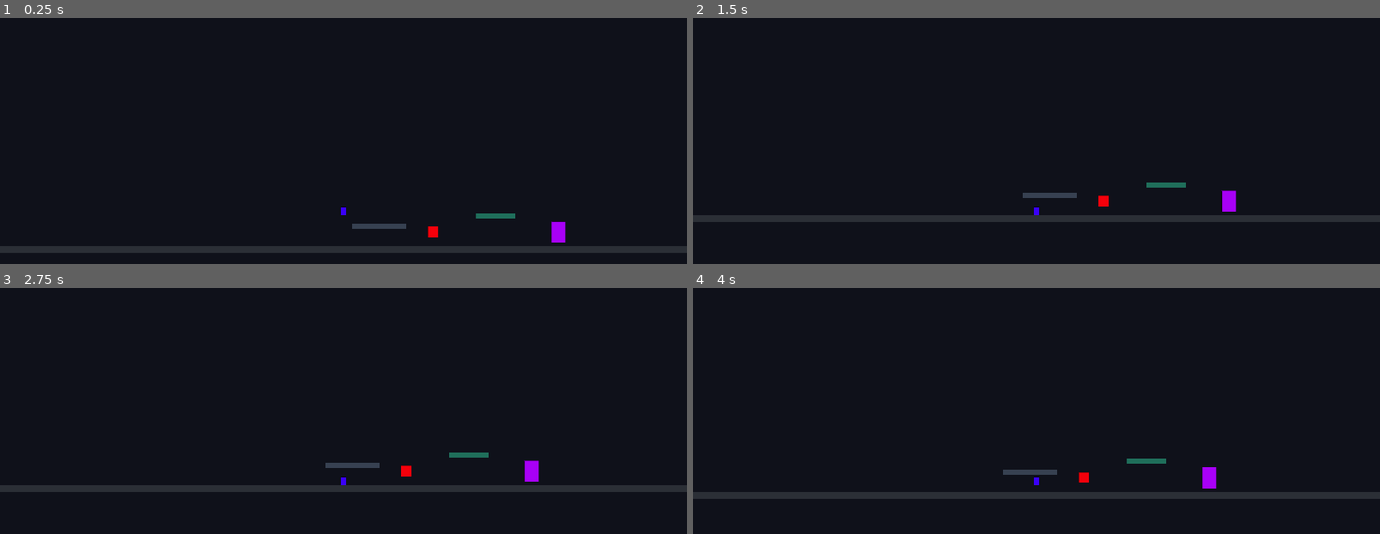
Above: before the commit, frames 1-4 (two rows, left to right).
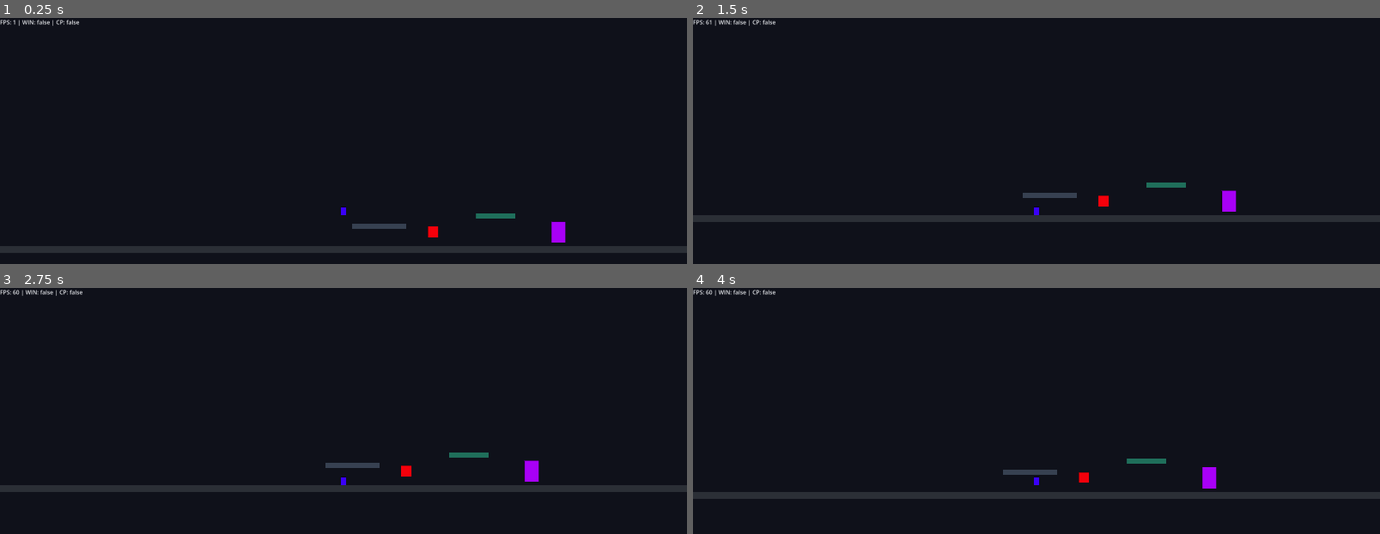
Above: after the commit, the same moments.

Repository: ricokahrl-create/RiesenGame
Game: Godot game, scene res://scenes/Main.tscn
Same seed, same stepped clock (60 frames per second), same inputs: the game is played once before the commit and once after it.
Inputs:
- Up to frame 1 (0.25 s): no input
- Up to frame 2 (1.5 s): hold Right (ui_right) 0.53-1.28 s; tap Space (jump) at 0.77 s; hold Left (ui_left) from 1.28 s (still down)
- Up to frame 3 (2.75 s): tap Space (jump) at 1.52 s; release Left (ui_left) at 2.03 s; hold Right (ui_right) from 2.03 s (still down)
- Up to frame 4 (4 s): tap Space (jump) at 3.02, 3.77 s; release Right (ui_right) at 3.53 s; hold Left (ui_left) from 3.53 s (still down)

The runs differ from the first frame. In frame 1, 0.1% of the frame differs, in the area x 0-12%, y 0-4%; in frame 2, 0.2%; in frame 3, 0.2%; in frame 4, 0.2%.

Commit message:
Fix Main.gd attached to root and restore ESC/FPS UI

Diff:
--- a/project.godot
+++ b/project.godot
@@ -55,6 +55,11 @@
 "events": [Object(InputEventKey,"resource_local_to_scene":false,"resource_name":"","device":-1,"window_id":0,"alt_press …(191 unchanged characters)…
 ]
 }
+quit_game={
+"deadzone": 0.2,
+"events": [Object(InputEventKey,"resource_local_to_scene":false,"resource_name":"","device":-1,"window_id":0,"alt_pressed":false,"shift_pressed":false,"ctrl_pressed":false,"meta_pressed":false,"pressed":false,"keycode":0,"physical_keycode":4194305,"key_label":0,"unicode":0,"location":0,"echo":false,"script":null)
+]
+}
 
 [physics]
 
--- a/scenes/Main.tscn
+++ b/scenes/Main.tscn
@@ -1,6 +1,6 @@
 [gd_scene format=3 uid="uid://bv6utst64lwub"]
 
-[ext_resource type="Script" uid="uid://b8at8e4s34mwv" path="res://scripts/README.md.gd" id="1_rarhs"]
+[ext_resource type="Script" uid="uid://cxj6nr7q176rn" path="res://scripts/Main.gd" id="1_rarhs"]
 [ext_resource type="Script" uid="uid://crlu2pldhhahn" path="res://scripts/Player.gd" id="2_rvslj"]
 [ext_resource type="Script" uid="uid://0hn5kiilongq" path="res://scripts/Exit_1.gd" id="3_0bbpv"]
 [ext_resource type="Script" uid="uid://cttequi72oeff" path="res://scripts/Checkpoint_1.gd" id="3_rarhs"]
--- a/scripts/Main.gd
+++ b/scripts/Main.gd
@@ -32,4 +32,7 @@
 	_last_set_text = shown
 
 	if Input.is_action_just_pressed("ui_cancel"):
-		get_tree().quit()
+		if Engine.is_editor_hint():
+			get_tree().quit(0)
+		else:
+			get_tree().quit()
